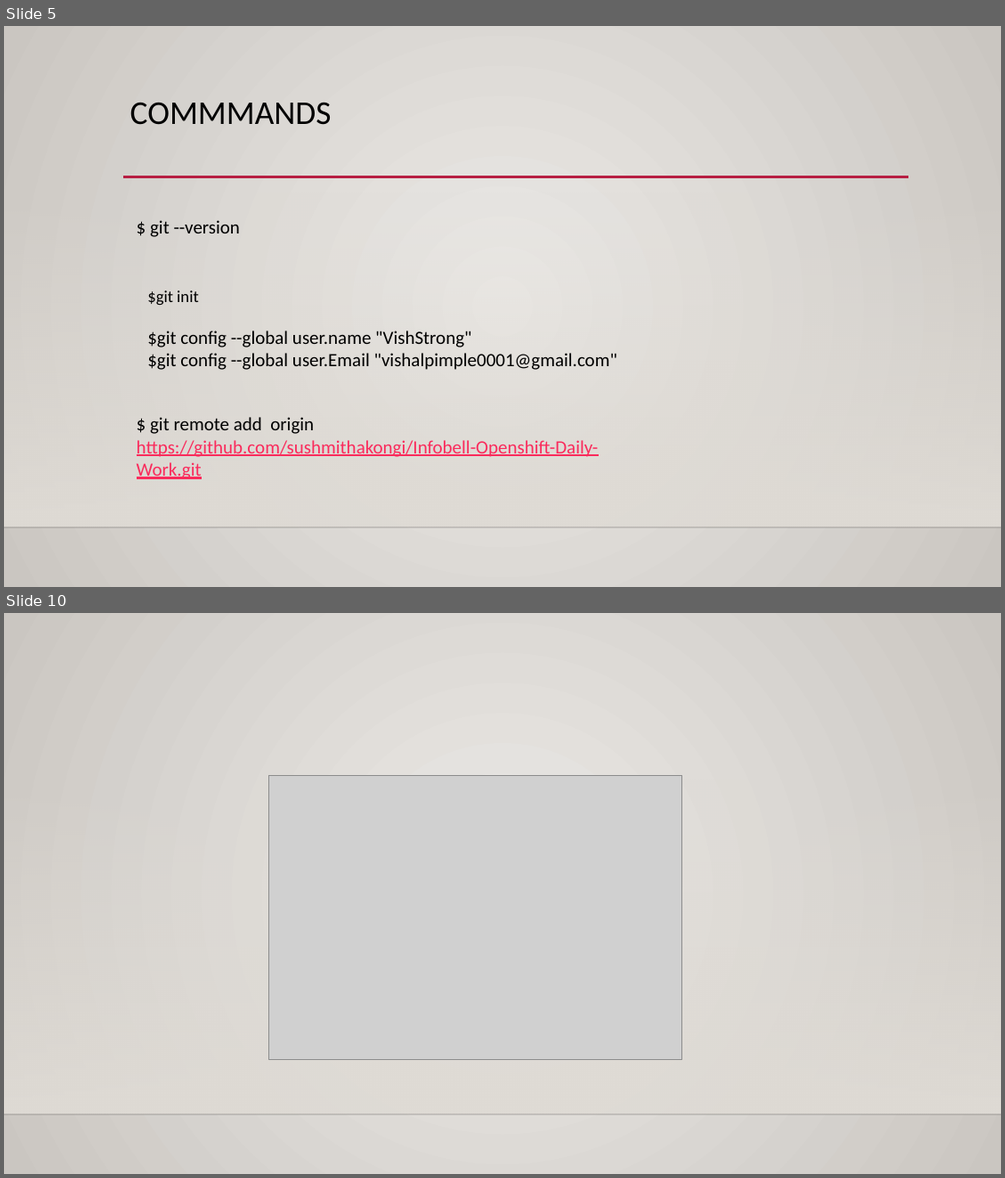
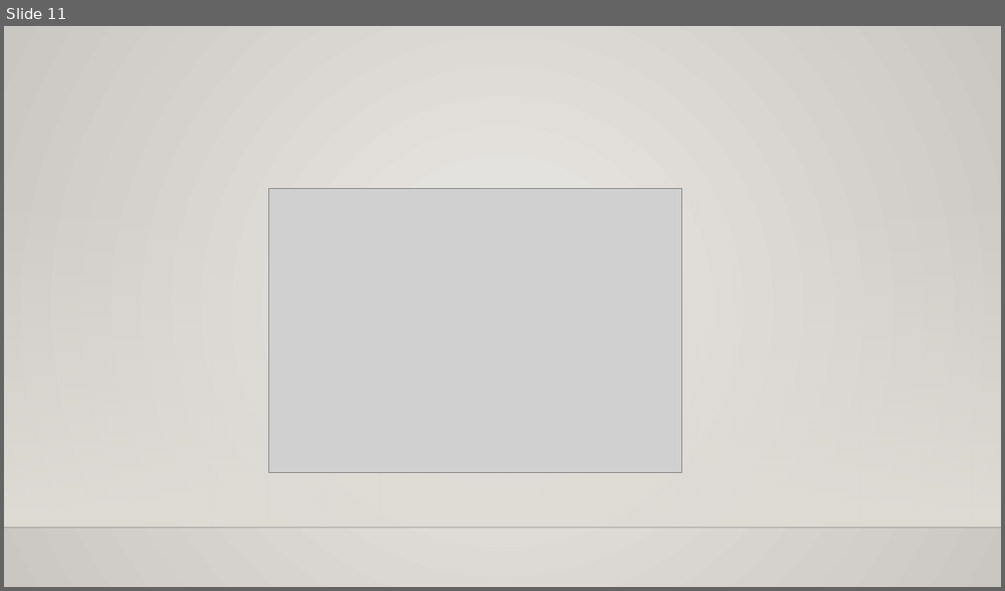
Before and after one commit to sushmithakongi/Infobell-Openshift-Daily-Work, a slide deck: Git And GitHub.pptx. Shown one above the other, each under a label of ours: slides 5 and 10 before the commit, slide 11 after it; the slides between them are not shown. The pictures are 1005x1178 and 1005x591 pixels, drawn with LibreOffice and Linux fonts; fonts in the diff are those of the drawing; grey boxes stand for pictures; background and template pictures are left out. Boxes give left, top, right and bottom in pixels: in the first picture for what was removed or moved away, otherwise in the second. Text is boxed around its words. In the diff, an @@ line names an element or a change of style, - is before the commit and + after.

```diff
--- a/Git And GitHub.pptx
+++ b/Git And GitHub.pptx
@@ slide 5 removed at [4,26,1001,587], background gradient #ECEAE7 to #CAC7C1; not listed: 2 template elements that a slide beside it also shows @@
@@ title removed at [130,102,332,125] @@
-COMMMANDS
@@ line removed from (123, 177) to (909, 177) @@
@@ text removed at [150,220,240,237] @@
-$ git --version
@@ text removed at [147,290,617,370] @@
-$git init
-$git config --global user.name "VishStrong"
-$git config --global user.Email "vishalpimple0001@gmail.com"
@@ text removed at [137,417,599,479] @@
-$ git remote add origin https://github.com/sushmithakongi/Infobell-Openshift-Daily-Work.git
@@ what was slide 10 is now slide 11 @@
```
Also in this commit, not shown: 2 slides changed, 8 slides added, 6 other slides removed, 1 other file.
